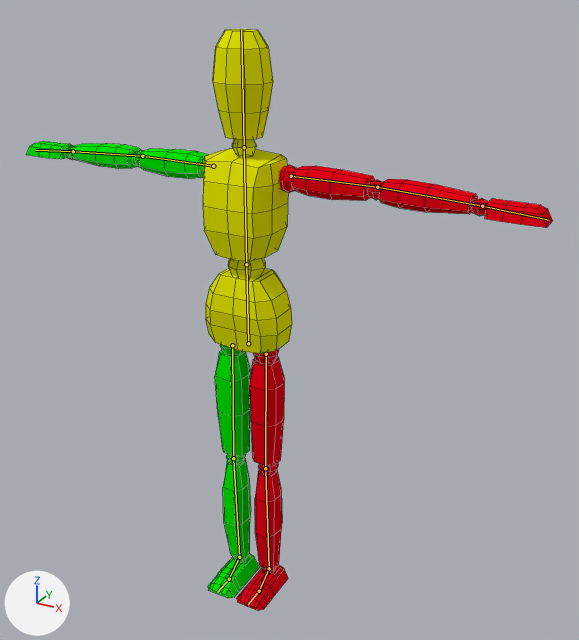
An edit to the Blender file Growing Flower Game/Assets/demo_character_model/demo_model.blend, drawn before and after from the same camera.
The view is the same before and after, from a 50 mm camera at (1.145, -1.831, 1.895) aimed at (0.102, 0.066, 0.947). The axes (+X, +Y, +Z) are drawn at lower left. The lights are the same throughout. The bones that bend it are drawn over the model as lines. Mesh edges are drawn as thin lines.
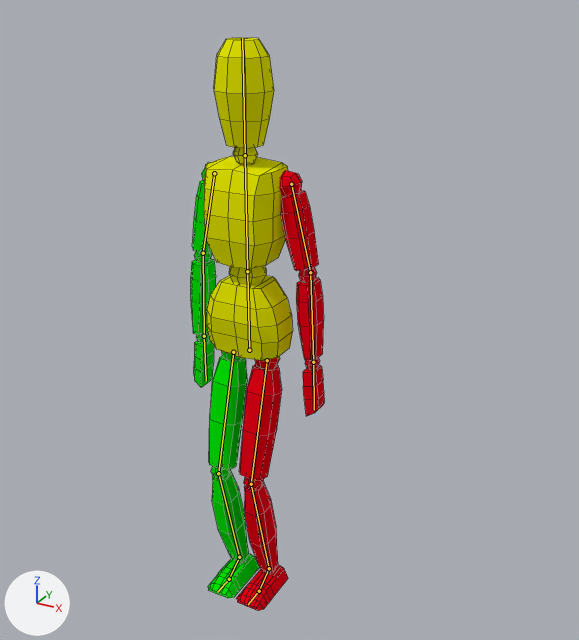
The newer file adds an action. The first version stands in its rest pose; the second is drawn at frame 55 of the action 'Idle'.

What the commit changed:
Bone 'Hip' (bone_hip) moves from (0.0, 0.0, 0.0) to (0.003, -0.021, 0.0).
Bone 'UpperArm.L' (bone_upperarm_l) turns from (0, 0, 0) to (-10, -8, -75) degrees about its own x, y and z.
Bone 'LowerArm.L' (bone_lowerarm_l) turns from (0, 0, 0) to (-1, 0, -8) degrees about its own x, y and z.
Bone 'UpperArm.R' (bone_upperarm_r) turns from (0, 0, 0) to (-10, 8, 77) degrees about its own x, y and z.
Bone 'LowerArm.R' (bone_lowerarm_r) turns from (0, 0, 0) to (-1, 0, 7) degrees about its own x, y and z.

What differs and where, as boxes [x1, y1, x2, y2] in the pictures (579 x 640 px):
'Cube', posed (74% narrower)
    before: [27, 29, 553, 611]
    after: [191, 38, 325, 611]
bone 'Hip', root to tip
    before: (248, 343) to (246, 264)
    after: (249, 350) to (247, 271)
bone 'UpperArm.L', root to tip
    before: (291, 176) to (377, 187)
    after: (291, 184) to (310, 272)
bone 'LowerArm.L', root to tip
    before: (377, 187) to (482, 206)
    after: (310, 272) to (313, 362)
bone 'UpperArm.R', root to tip
    before: (213, 166) to (142, 156)
    after: (214, 173) to (203, 253)
bone 'LowerArm.R', root to tip
    before: (142, 156) to (73, 151)
    after: (203, 253) to (204, 336)
